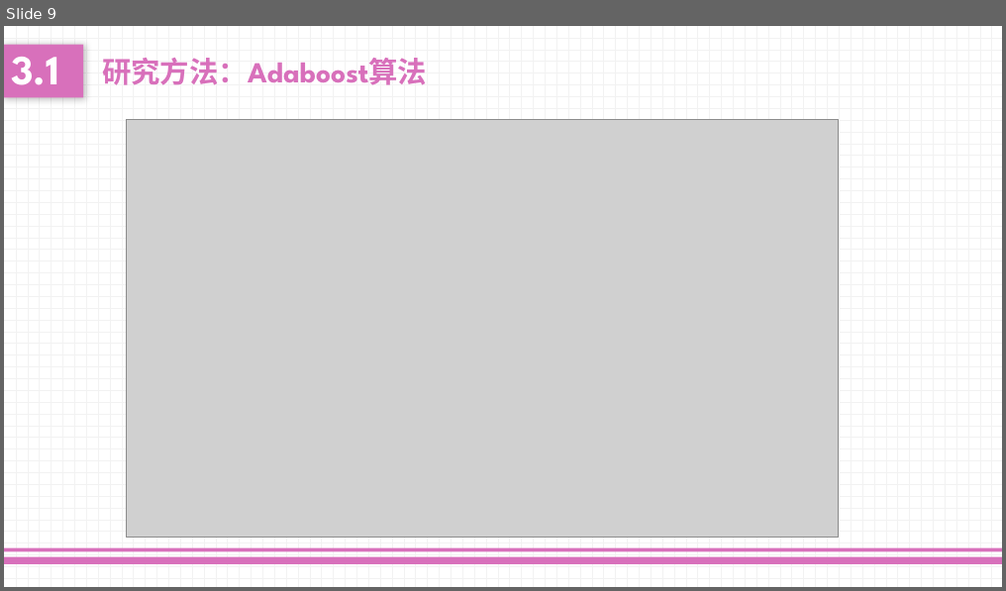
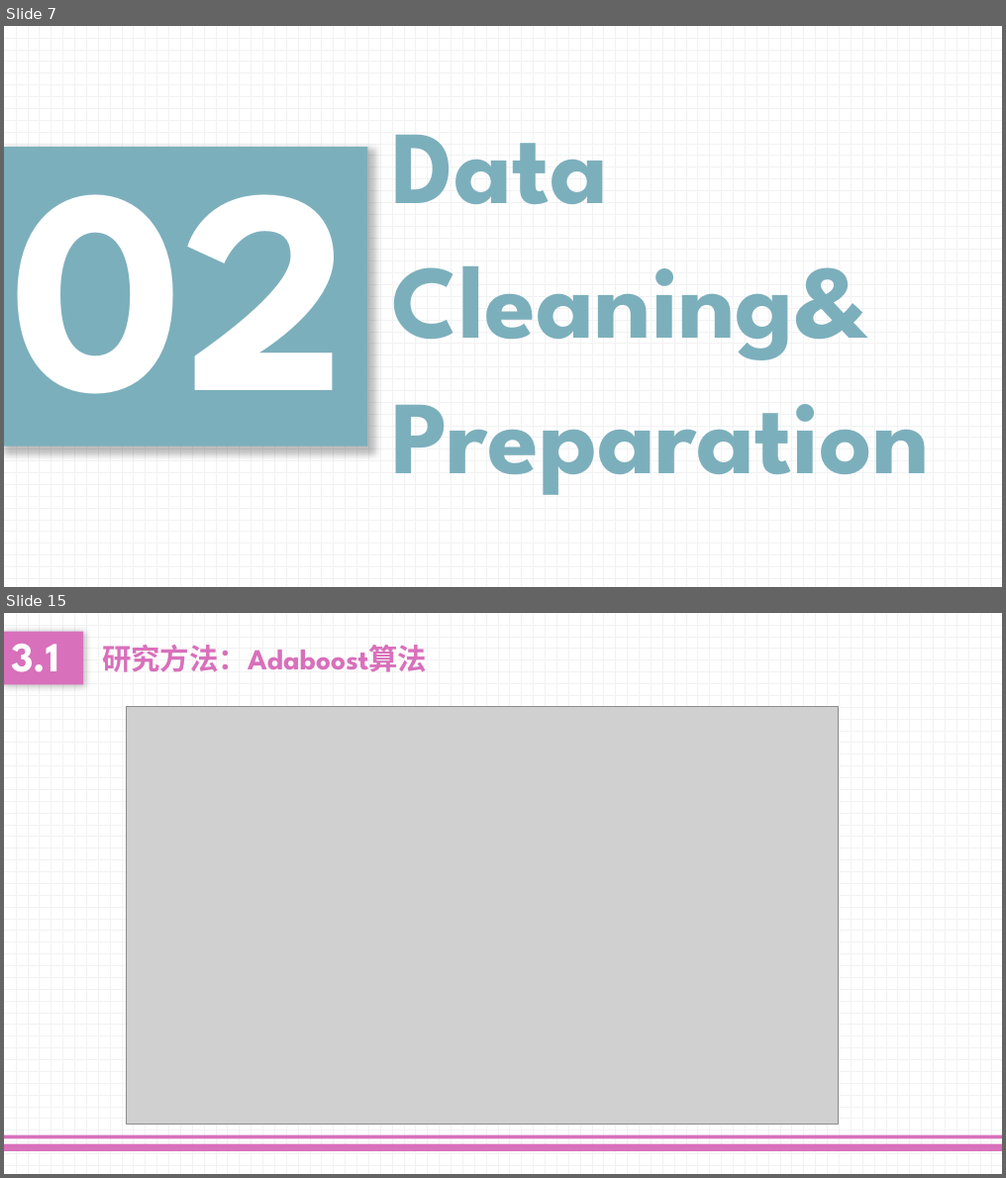
Before and after one commit to lloydliu717/MidtermProject, a slide deck: Presentation.pptx. Shown one above the other, each under a label of ours: slide 9 before the commit, slides 7 and 15 after it; the slides between them are not shown. The pictures are 1006x591 and 1006x1178 pixels, drawn with LibreOffice and Linux fonts; fonts in the diff are those of the drawing; grey boxes stand for pictures. Boxes give left, top, right and bottom in pixels: in the first picture for what was removed or moved away, otherwise in the second. Text is boxed around its words. In the diff, an @@ line names an element or a change of style, - is before the commit and + after.

```diff
--- a/Presentation.pptx
+++ b/Presentation.pptx
@@ slide 7 added at <box>4,26,1002,587</box>, background pattern #F2F2F2 on #FFFFFF @@
@@ text added at <box>392,134,930,495</box>, 100 pt, text #7CAFBC, bold @@
+Data
+Cleaning&
+Preparation
@@ text added at <box>4,147,368,447</box>, fill #7CAFBC, 280 pt, text #FFFFFF, bold @@
+02
@@ what was slide 9 is now slide 15 @@
```
Also in this commit, not shown: 2 slides changed, 11 other slides added, 6 slides removed.
